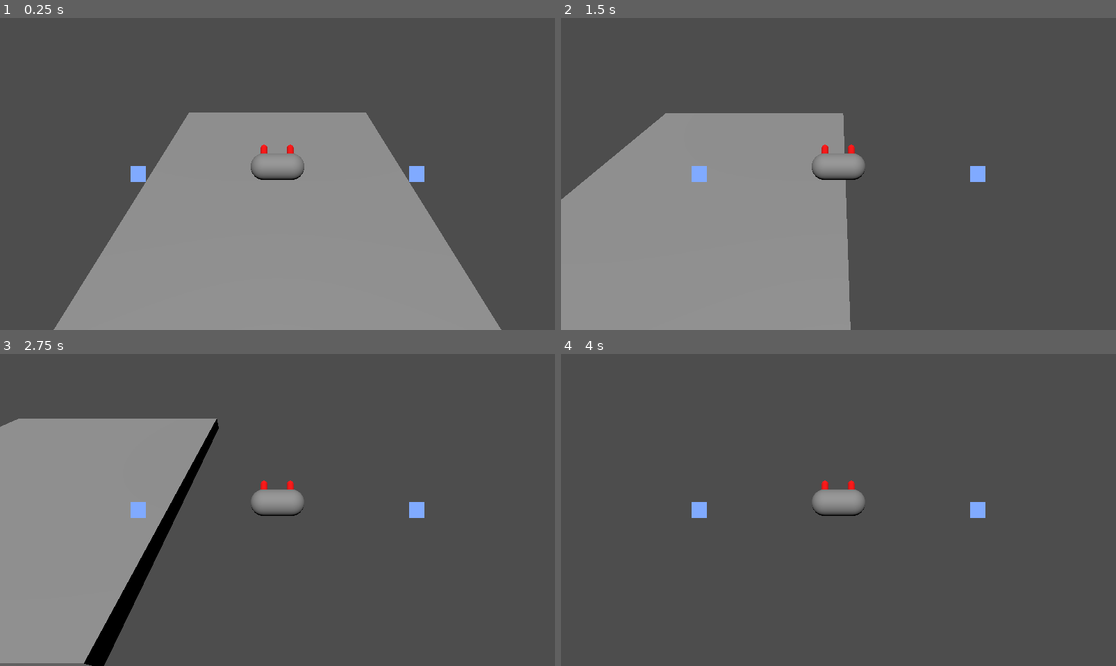
Above: before the commit, frames 1-4 (two rows, left to right).
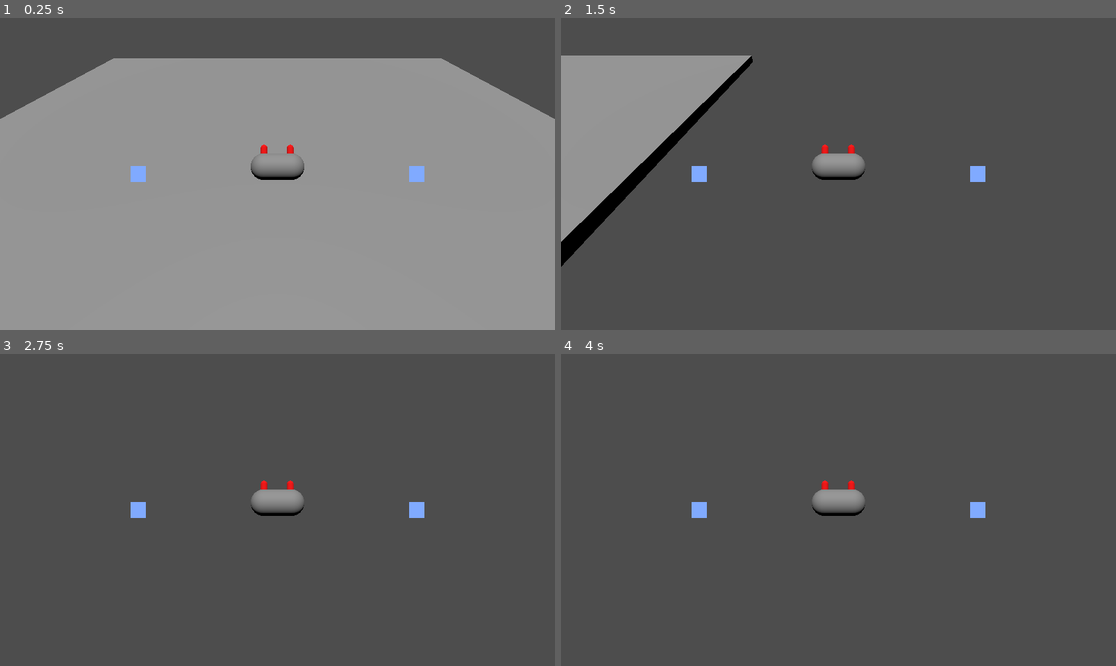
Above: after the commit, the same moments.

Repository: romeshdev/GGJ25
Game: Godot game, scene res://game/RootGame.tscn
Two runs of this game, one before a commit and one after it. Both use one fixed random seed, a clock stepped at 60 frames per second and the inputs below.
Inputs:
- Up to frame 1 (0.25 s): no input
- Up to frame 2 (1.5 s): tap Enter (ui_accept) at 0.5, 0.77 s; hold D (crab_strafe_right) 0.53-1.28 s; hold E 0.53-1.28 s; hold Down (ui_down) from 1.28 s (still down); tap Q at 1.35 s
- Up to frame 3 (2.75 s): tap Enter (ui_accept) at 1.52 s; release Down (ui_down) at 2.03 s; hold D (crab_strafe_right) from 2.03 s (still down); hold E from 2.03 s (still down)
- Up to frame 4 (4 s): release D (crab_strafe_right) at 2.78 s; release E at 2.78 s; hold Up (ui_up) 2.78-3.53 s; tap Q at 2.85 s; tap Enter (ui_accept) at 3.02, 3.5, 3.77 s; hold A (crab_strafe_left) from 3.53 s (still down); hold E from 3.53 s (still down)

The runs differ from the first frame. In frame 1, 44% of the frame differs, in the area x 0-100%, y 12-100%; in frame 2, 39%; in frame 3, 23%; in frame 4, 0.1%.

Commit message:
fiddling with crab movement

Diff:
--- a/crab/CrabBehaviour.gd
+++ b/crab/CrabBehaviour.gd
@@ -1,9 +1,11 @@
 class_name CrabBehaviour extends CharacterBody3D
 
-const MOVE_ACCELERATION : float = 0.2
-const MOVE_DECELERATION : float = 0.4
-const ROTATE_ACCELERATION : float = 0.2
-const ROTATE_DECELERATION : float = 0.4
+const STRAFE_ACCELERATION : float = 20
+const STRAFE_DECELERATION : float = 5
+const STRAFE_DECELERATION_FROM_ROTATION : float = 2
+const STRAFE_DECELERATION_FROM_NO_INPUT : float = 10
+const ROTATE_ACCELERATION : float = 20
+const ROTATE_DECELERATION : float = 40
 const JUMP_VELOCITY : float = 4.5
 
 var rotation_speed : float = 0.0
@@ -29,12 +31,17 @@
 
 	# Handle strafing
 	var input_strafe = Input.get_axis("crab_strafe_left", "crab_strafe_right")
-	var direction = (transform.basis * Vector3(input_strafe, 0, 0)).normalized()
+	var direction = (transform.basis * Vector3(input_strafe, 0, 0))
 	if input_strafe:
-		velocity.x = velocity.x + direction.x * MOVE_ACCELERATION
-		velocity.z = velocity.z + direction.z * MOVE_ACCELERATION
-	else:
-		velocity.x = move_toward(velocity.x, 0, MOVE_DECELERATION)
-		velocity.z = move_toward(velocity.z, 0, MOVE_DECELERATION)
+		var acceleration = (direction * STRAFE_ACCELERATION * delta).normalized()
+		velocity.x = velocity.x + acceleration.x
+		velocity.z = velocity.z + acceleration.z
+
+	# Handle friction
+	var deceleration = STRAFE_DECELERATION * delta
+	deceleration = deceleration * (1 + abs(input_rotation) * STRAFE_DECELERATION_FROM_ROTATION)
+	deceleration = deceleration * (1 + (1 - abs(input_strafe)) * STRAFE_DECELERATION_FROM_NO_INPUT)
+	velocity.x = move_toward(velocity.x, 0, deceleration)
+	velocity.z = move_toward(velocity.z, 0, deceleration)
 
 	move_and_slide()
--- a/kitchen/RootKitchen.tscn
+++ b/kitchen/RootKitchen.tscn
@@ -7,6 +7,7 @@
 size = Vector3(10, 0.5, 10)
 
 [node name="RootKitchen" type="Node3D"]
+transform = Transform3D(3, 0, 0, 0, 1, 0, 0, 0, 3, 0, 0, 0)
 
 [node name="Bench" type="Node3D" parent="."]
 transform = Transform3D(1, 0, 0, 0, 1, 0, 0, 0, 1, 0, -0.5, 0)
